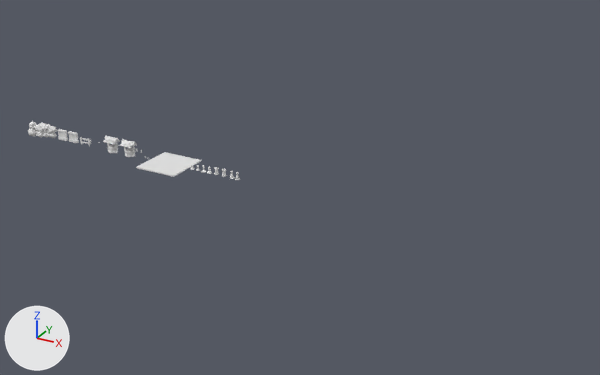
Renders of the FBX model Assets/Meshes/Props/AbandonedHouse/forestAssets.fbx from each side of a commit.
One viewpoint serves both versions: a 50 mm camera at (99.3, -113.6, 57.7) aimed at (37.2, -0.8, 1.3). Arrows for +X, +Y and +Z are at lower left; the lights stay in place. Materials are left out; every surface is plain grey. Where no turn or scale is listed for an object, it has been applied to the vertices.

Before the edit, the objects in view are built like this:
```python
me_chessboard = bpy.data.meshes.new('ChessBoard')
me_chessboard.from_pydata(...)  # 242 vertices, 240 faces; spans x -4.27..4.27, y -4.27..4.27, z 0.0..0.22
# faces by material slot: [32, 32, 176]
me_chessboard.materials.append(mat_black)
me_chessboard.materials.append(mat_white)
me_chessboard.materials.append(mat_chessboard)
ob_chessboard = bpy.data.objects.new('ChessBoard', me_chessboard)
ob_chessboard.location = (9.6, -0.5, 0.0)
```
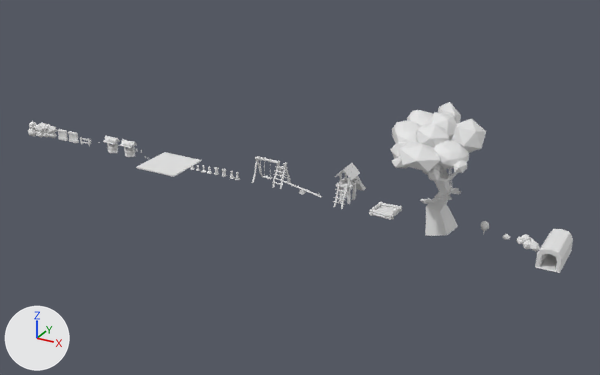
Where the newer file only moved an object's origin or applied its transform, the numbers keep the older frame.

Edits to the bpy script that builds the scene:
```text
Add me_doorframe:
    me_doorframe.from_pydata(...)  # 304 vertices, 328 faces; spans x -1.75..1.75, y -6.8..1.0, z -0.02..3.36
Add me_bush2:
    me_bush2.from_pydata(...)  # 60 vertices, 100 faces; spans x -1.89..1.92, y -1.74..0.9, z -0.47..1.58
Add me_treehouse:
    me_treehouse.from_pydata(...)  # 1408 vertices, 1649 faces; spans x -18.3..-4.3, y -11.7..7.5, z -1.7..18.6
Add me_slide:
    me_slide.from_pydata(...)  # 536 vertices, 436 faces; spans x -28.76..-25.72, y -2.4..6.97, z 0.0..6.23
Add me_seesaw:
    me_seesaw.from_pydata(...)  # 56 vertices, 38 faces; spans x -38.89..-31.51, y -0.18..0.31, z 0.02..1.81
Add me_swing:
    me_swing.from_pydata(...)  # 600 vertices, 536 faces; spans x -45.27..-39.05, y -0.28..3.13, z 0.0..4.46
Add me_sandbox:
    me_sandbox.from_pydata(...)  # 276 vertices, 242 faces; spans x -21.92..-17.79, y -2.03..2.11, z -0.22..0.66
Add me_smalltree:
    me_smalltree.from_pydata(...)  # 70 vertices, 104 faces; spans x -4.09..-2.82, y -0.56..0.56, z -0.02..2.16
Add ob_doorframe:
    ob_doorframe = bpy.data.objects.new('DoorFrame', me_doorframe)
    ob_doorframe.location = (80.3, 0.0, 0.0)
Add ob_bush2:
    ob_bush2 = bpy.data.objects.new('Bush2', me_bush2)
    ob_bush2.location = (75.9, 0.0, 0.0)
Add ob_treehouse:
    ob_treehouse = bpy.data.objects.new('TreeHouse', me_treehouse)
    ob_treehouse.location = (72.5, 0.0, 0.0)
Add ob_slide:
    ob_slide = bpy.data.objects.new('Slide', me_slide)
    ob_slide.location = (72.5, 0.0, 0.0)
Add ob_seesaw:
    ob_seesaw = bpy.data.objects.new('Seesaw', me_seesaw)
    ob_seesaw.location = (72.5, 0.0, 0.0)
Add ob_swing:
    ob_swing = bpy.data.objects.new('Swing', me_swing)
    ob_swing.location = (72.5, 0.0, 0.0)
Add ob_sandbox:
    ob_sandbox = bpy.data.objects.new('Sandbox', me_sandbox)
    ob_sandbox.location = (72.5, 0.0, 0.0)
Add ob_smalltree:
    ob_smalltree = bpy.data.objects.new('SmallTree', me_smalltree)
    ob_smalltree.location = (72.5, 0.0, 0.0)
```

What differs and where, as boxes [x1, y1, x2, y2] in the pictures (600 x 375 px):
'TreeHouse', added
    after: [390, 102, 486, 236]
'DoorFrame', added
    after: [535, 229, 573, 273]
'Slide', added
    after: [333, 163, 366, 209]
'Sandbox', added
    after: [369, 201, 402, 220]
'Swing', added
    after: [252, 156, 291, 189]
'Bush2', added
    after: [516, 234, 540, 252]
'Seesaw', added
    after: [283, 180, 322, 197]
'SmallTree', added
    after: [481, 221, 489, 234]
